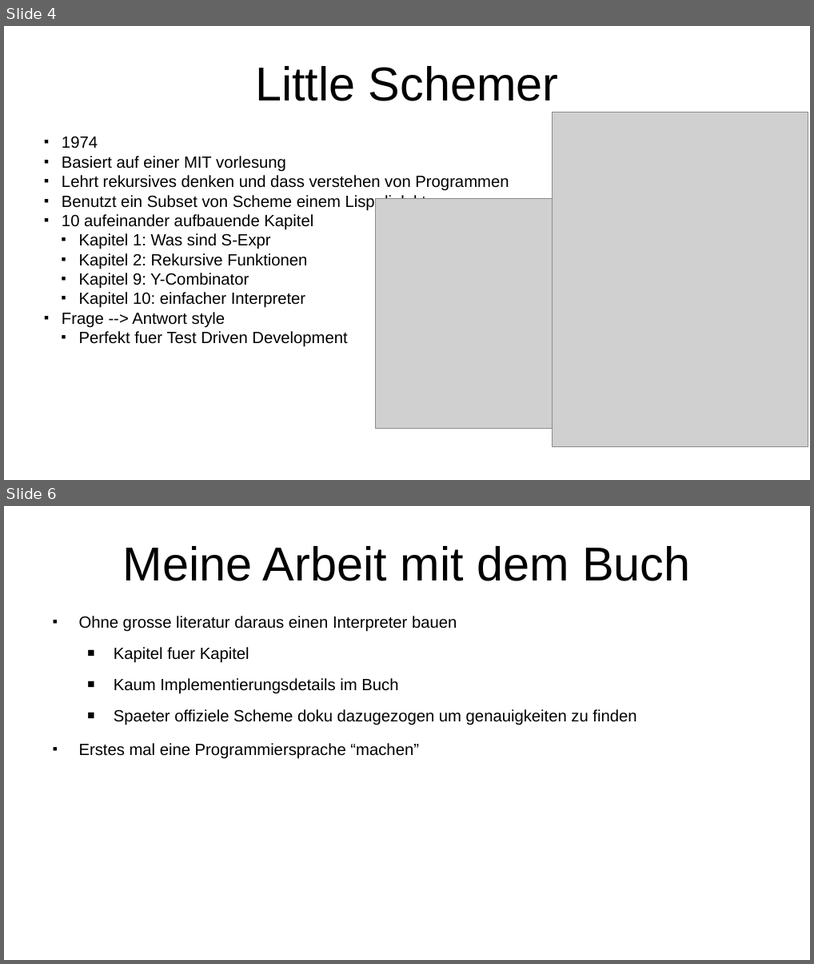
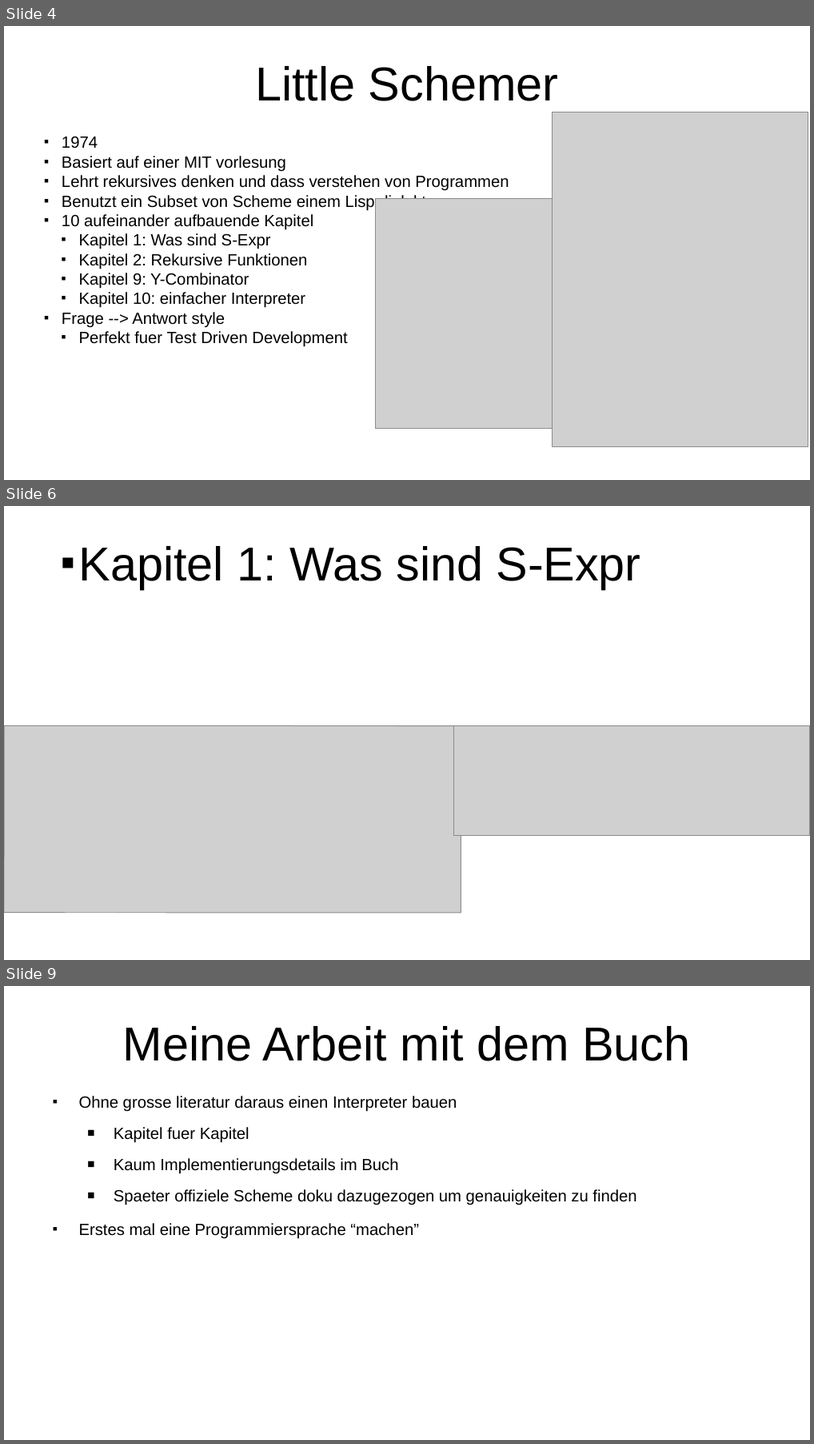
Before and after one commit to Iquiji/little-schemer-talk, a slide deck: Talk Engineering Day 2-6-2022.odp. Shown one above the other, each under a label of ours: slides 4 and 6 before the commit, slides 4, 6 and 9 after it; the slides between them are not shown. The pictures are 814x964 and 814x1444 pixels, drawn with LibreOffice and Linux fonts; fonts in the diff are those of the drawing; grey boxes stand for pictures. Boxes give left, top, right and bottom in pixels: in the first picture for what was removed or moved away, otherwise in the second. Text is boxed around its words. In the diff, an @@ line names an element or a change of style, - is before the commit and + after.

Commit message:
added initial AST figure

```diff
--- a/Talk Engineering Day 2-6-2022.odp
+++ b/Talk Engineering Day 2-6-2022.odp
@@ slide 6 added at box(4, 506, 810, 960), background #FFFFFF @@
@@ title added at box(79, 546, 642, 589), 46.7 pt, text #000000 @@
+  ■ Kapitel 1: Was sind S-Expr
@@ picture added at box(4, 725, 462, 912) @@
@@ picture added at box(454, 725, 810, 836) @@
@@ what was slide 6 is now slide 9 @@
```
Also in this commit, not shown: 6 slides changed, 3 other slides added, 2 slides removed.
